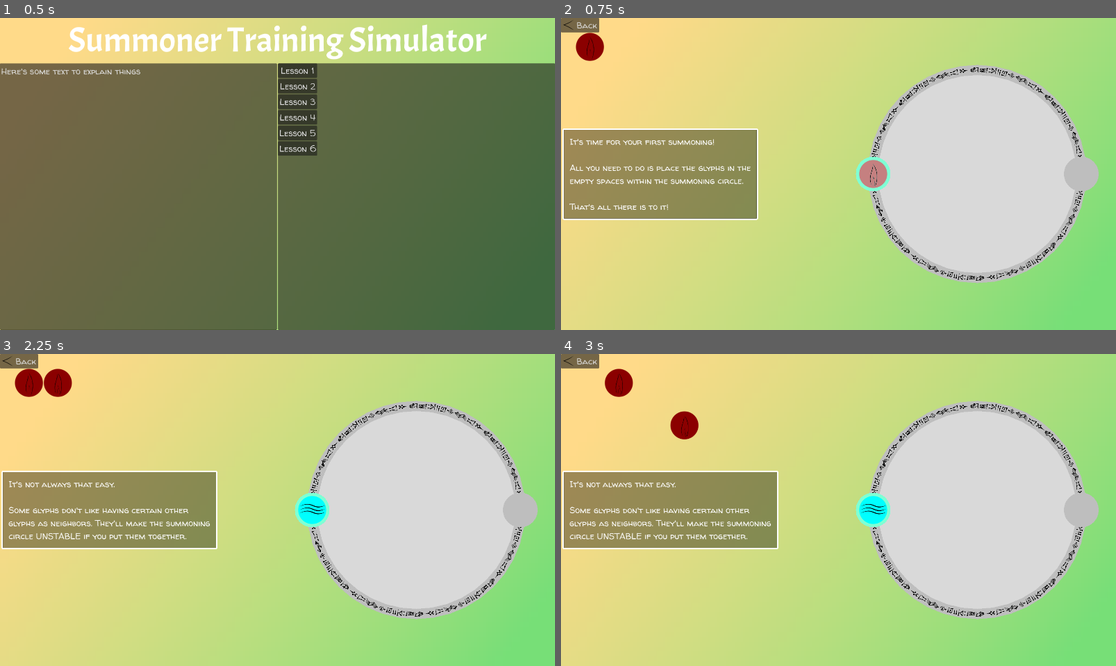
Above: before the commit, frames 1-4 (two rows, left to right).
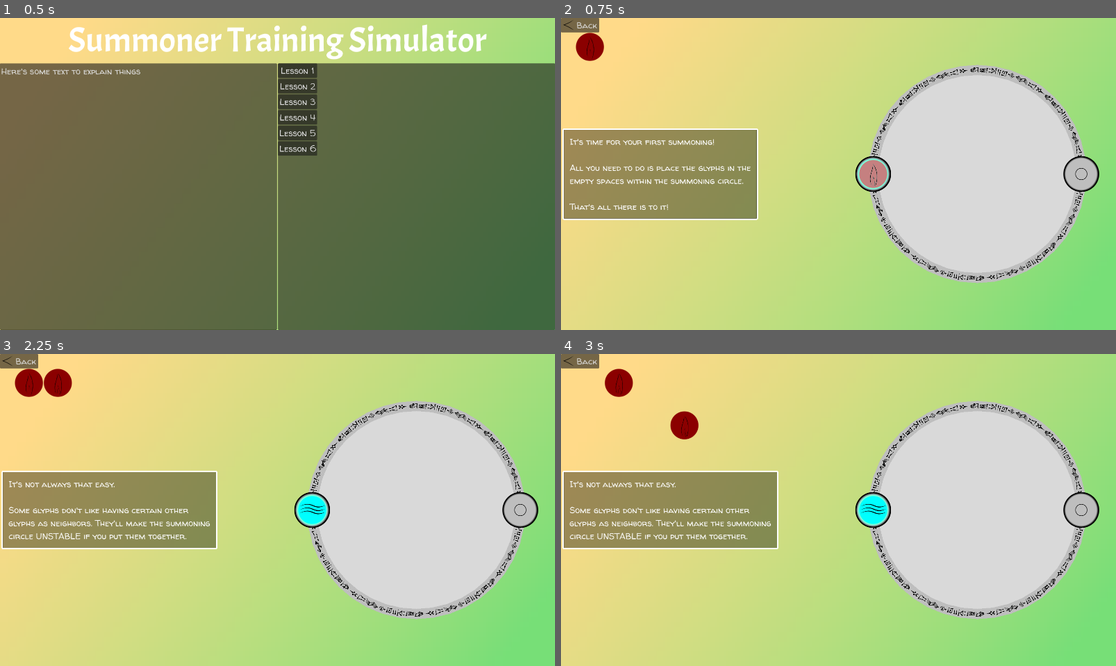
Above: after the commit, the same moments.

Repository: jwodicka/LD55
Game: Godot game, scene res://game_shell.tscn
Two runs of this game, one before a commit and one after it. Both use one fixed random seed, a clock stepped at 60 frames per second and the inputs below.
Inputs (mouse positions are in pixels of both pictures, inside the frame that each line leads up to):
- Up to frame 1 (0.5 s): no input
- Up to frame 2 (0.75 s): click "Lesson 1" at 0.5 s
- Up to frame 3 (2.25 s): click "Back" at 1.25 s; click "Lesson 2" at 2 s
- Up to frame 4 (3 s): tap Enter at 2.75 s; drag from (588, 382) to (871, 510) at 2.77 s

Frame 1 is identical in both runs. In frame 2, 0.4% of the frame differs, in the area x 52-97%, y 44-56%; in frame 3, 0.4%; in frame 4, 0.4%.

Commit message:
Drop targets have art!

Diff:
--- a/DropTarget.gd
+++ b/DropTarget.gd
@@ -1,5 +1,16 @@
 class_name DropTarget
 extends Area2D
+
+@export
+var color : Color:
+	get:
+		return _color
+	set(value):
+		if value != _color:
+			_color = value
+			$Sprite2D.material.set_shader_parameter("shade_color", _color)
+
+var _color := Color.WHITE
 
 var current_glyph : DraggableGlyph = null
 var glyph_held : bool:
@@ -45,14 +56,11 @@
 func is_valid() -> GameLogic.State:
 	return GameLogic.is_target_valid(self)
 
-func _draw() -> void:
-	draw_circle(Vector2.ZERO, 60, _get_state_color())
-
-# Called every frame. 'delta' is the elapsed time since the previous frame.
 func _process(_delta: float) -> void:
 	check_if_glyph_held()
 	if glyph_held:
 		current_glyph.position = position
+	color = _get_state_color()
 
 func _on_area_entered(area: Area2D) -> void:
 	if current_glyph == null:
--- a/drop_target.tscn
+++ b/drop_target.tscn
@@ -1,10 +1,17 @@
-[gd_scene load_steps=4 format=3 uid="uid://ba6fubdrtgiaa"]
+[gd_scene load_steps=7 format=3 uid="uid://ba6fubdrtgiaa"]
 
 [ext_resource type="Script" path="res://DropTarget.gd" id="1_61gee"]
 [ext_resource type="AudioStream" uid="uid://cpmubidwd0mgc" path="res://sounds/Glyph-001.wav" id="2_qwy8f"]
+[ext_resource type="Shader" path="res://recolor.gdshader" id="3_3v3ap"]
+[ext_resource type="Texture2D" uid="uid://bggtcjrhosa27" path="res://icons/droptarget.svg" id="3_vmvlo"]
 
 [sub_resource type="CircleShape2D" id="CircleShape2D_nspb5"]
 radius = 50.0
+
+[sub_resource type="ShaderMaterial" id="ShaderMaterial_5j6k4"]
+resource_local_to_scene = true
+shader = ExtResource("3_3v3ap")
+shader_parameter/shade_color = Color(1, 1, 1, 1)
 
 [node name="DropTarget" type="Area2D"]
 position = Vector2(608, 514)
@@ -17,5 +24,9 @@
 stream = ExtResource("2_qwy8f")
 bus = &"SFX"
 
+[node name="Sprite2D" type="Sprite2D" parent="."]
+material = SubResource("ShaderMaterial_5j6k4")
+texture = ExtResource("3_vmvlo")
+
 [connection signal="area_entered" from="." to="." method="_on_area_entered"]
 [connection signal="area_exited" from="." to="." method="_on_area_exited"]
--- /dev/null
+++ b/icons/droptarget.svg
@@ -0,0 +1,135 @@
+<?xml version="1.0" encoding="UTF-8" standalone="no"?>
+<!-- Created with Inkscape (http://www.inkscape.org/) -->
+
+<svg
+   width="140"
+   height="140"
+   viewBox="0 0 140 140"
+   version="1.1"
+   id="svg36160"
+   inkscape:version="1.1 (c68e22c387, 2021-05-23)"
+   sodipodi:docname="droptarget.svg"
+   xmlns:inkscape="http://www.inkscape.org/namespaces/inkscape"
+   xmlns:sodipodi="http://sodipodi.sourceforge.net/DTD/sodipodi-0.dtd"
+   xmlns:xlink="http://www.w3.org/1999/xlink"
+   xmlns="http://www.w3.org/2000/svg"
+   xmlns:svg="http://www.w3.org/2000/svg">
+  <sodipodi:namedview
+     id="namedview36162"
+     pagecolor="#505050"
+     bordercolor="#eeeeee"
+     borderopacity="1"
+     inkscape:pageshadow="0"
+     inkscape:pageopacity="0"
+     inkscape:pagecheckerboard="false"
+     inkscape:document-units="mm"
+     showgrid="false"
+     units="px"
+     viewbox-height="140"
+     inkscape:zoom="3.5690056"
+     inkscape:cx="69.627237"
+     inkscape:cy="69.627237"
+     inkscape:window-width="1620"
+     inkscape:window-height="1151"
+     inkscape:window-x="2926"
+     inkscape:window-y="74"
+     inkscape:window-maximized="0"
+     inkscape:current-layer="layer1" />
+  <defs
+     id="defs36157">
+    <linearGradient
+       inkscape:collect="always"
+       id="linearGradient36716">
+      <stop
+         style="stop-color:#000000;stop-opacity:0;"
+         offset="0"
+         id="stop36714" />
+      <stop
+         style="stop-color:#000000;stop-opacity:0"
+         offset="0.85845751"
+         id="stop37232" />
+      <stop
+         style="stop-color:#000000;stop-opacity:1;"
+         offset="1"
+         id="stop36712" />
+    </linearGradient>
+    <inkscape:path-effect
+       effect="simplify"
+       id="path-effect36584"
+       is_visible="false"
+       lpeversion="1"
+       steps="2"
+       threshold="0.002"
+       smooth_angles="0"
+       helper_size="5"
+       simplify_individual_paths="false"
+       simplify_just_coalesce="false" />
+    <inkscape:path-effect
+       effect="roughen"
+       id="path-effect36582"
+       is_visible="false"
+       lpeversion="1.1"
+       method="size"
+       max_segment_size="5"
+       segments="2"
+       displace_x="2;1"
+       displace_y="2;1"
+       global_randomize="1;1855645907"
+       handles="along"
+       shift_nodes="true"
+       fixed_displacement="false"
+       spray_tool_friendly="false" />
+    <inkscape:path-effect
+       effect="powerstroke"
+       id="path-effect36574"
+       is_visible="true"
+       lpeversion="1"
+       offset_points="2,2"
+       not_jump="false"
+       sort_points="true"
+       interpolator_type="SpiroInterpolator"
+       interpolator_beta="0.23229462"
+       start_linecap_type="zerowidth"
+       linejoin_type="round"
+       miter_limit="4"
+       scale_width="1"
+       end_linecap_type="zerowidth" />
+    <inkscape:path-effect
+       effect="fill_between_many"
+       method="bsplinespiro"
+       linkedpaths="#path36375,0,1"
+       id="path-effect36576" />
+    <radialGradient
+       inkscape:collect="always"
+       xlink:href="#linearGradient36716"
+       id="radialGradient36720"
+       cx="70"
+       cy="70"
+       fx="70"
+       fy="70"
+       r="60"
+       gradientUnits="userSpaceOnUse" />
+  </defs>
+  <g
+     inkscape:label="Layer 1"
+     inkscape:groupmode="layer"
+     id="layer1"
+     style="display:inline">
+    <path
+       id="path36375"
+       style="display:inline;fill:#ffffff;fill-opacity:1;fill-rule:nonzero;stroke:#000000;stroke-width:4;stroke-miterlimit:4;stroke-dasharray:none;stroke-opacity:1"
+       d="M 130,70 A 60,60 0 0 1 70,130 60,60 0 0 1 10,70 60,60 0 0 1 70,10 60,60 0 0 1 130,70 Z"
+       inkscape:linked-fill="path36578" />
+    <path
+       id="path36610"
+       style="fill:url(#radialGradient36720);fill-opacity:1;fill-rule:nonzero;stroke:none;stroke-width:10;stroke-miterlimit:4;stroke-dasharray:none;stroke-opacity:1"
+       d="M 130,70 A 60,60 0 0 1 70,130 60,60 0 0 1 10,70 60,60 0 0 1 70,10 60,60 0 0 1 130,70 Z"
+       inkscape:linked-fill="path36578" />
+    <circle
+       style="display:inline;fill:#ffffff;fill-opacity:1;stroke:#000000;stroke-width:2;stroke-miterlimit:4;stroke-dasharray:none;stroke-opacity:1"
+       id="path36608"
+       cx="70"
+       cy="70"
+       r="20" />
+  </g>
+</svg>
Not shown, added: icons/droptarget.svg.import
